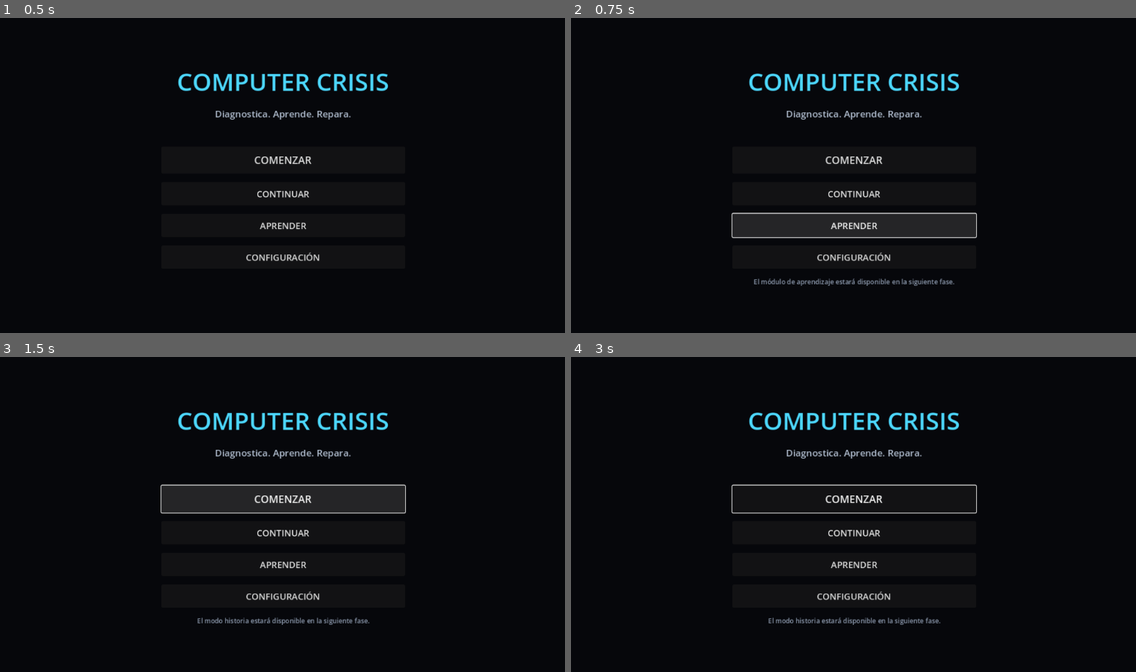
Above: before the commit, frames 1-4 (two rows, left to right).
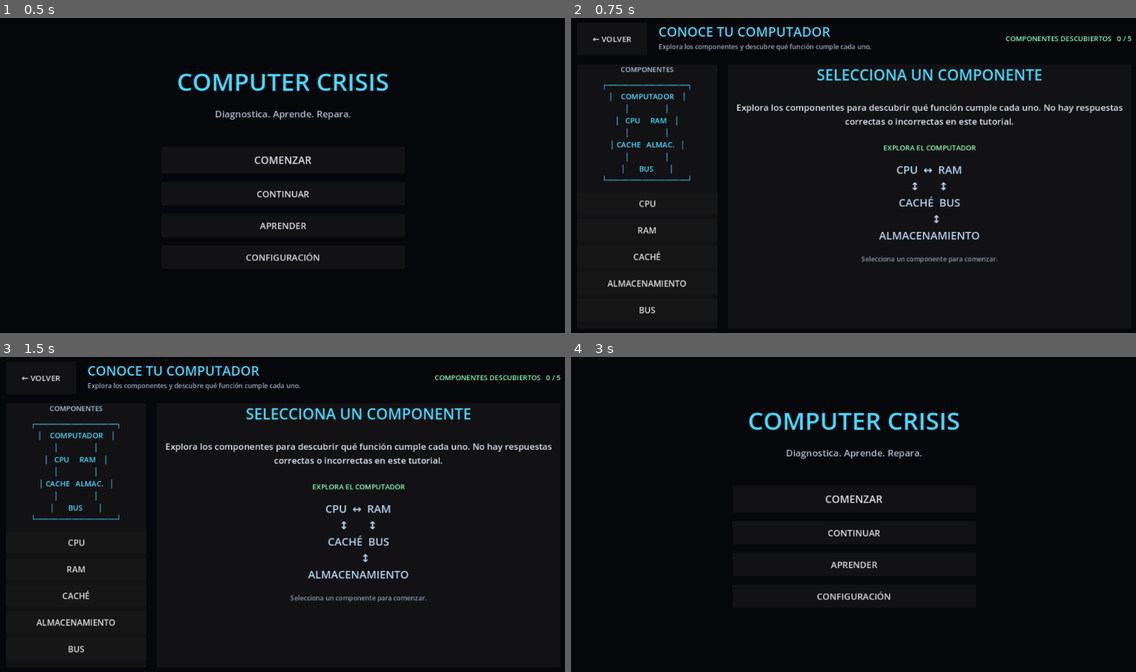
Above: after the commit, the same moments.

Repository: marcifuj/computer-crisis
Game: Godot game, scene res://scenes/main/main.tscn
Same seed, same stepped clock (60 frames per second), same inputs: the game is played once before the commit and once after it.
Inputs (mouse positions are in pixels of both pictures, inside the frame that each line leads up to):
- Up to frame 1 (0.5 s): no input
- Up to frame 2 (0.75 s): click "APRENDER" at 0.5 s
- Up to frame 3 (1.5 s): click (282, 498) at 1.25 s, where only the run before the commit has a clickable "COMENZAR"
- Up to frame 4 (3 s): click (853, 498) at 2 s, where only the run before the commit has a clickable "COMENZAR"; click (610, 379) at 2.75 s, where only the run after the commit has a clickable "← VOLVER"

Frame 1 is identical in both runs. In frame 2, 8.1% of the frame differs, in the area x 3-100%, y 2-94%; in frame 3, 8.1%; in frame 4, 0.8%.

Commit message:
feat: connect learn button to interactive tutorial

Diff:
--- a/scripts/main_menu.gd
+++ b/scripts/main_menu.gd
@@ -15,7 +15,7 @@
     status_label.text = "No hay una partida guardada todavía."
 
 func _on_learn_pressed():
-    status_label.text = "El módulo de aprendizaje estará disponible en la siguiente fase."
+    get_tree().change_scene_to_file("res://scenes/tutorial/tutorial.tscn")
 
 func _on_settings_pressed():
     status_label.text = "La configuración estará disponible en una fase posterior."
